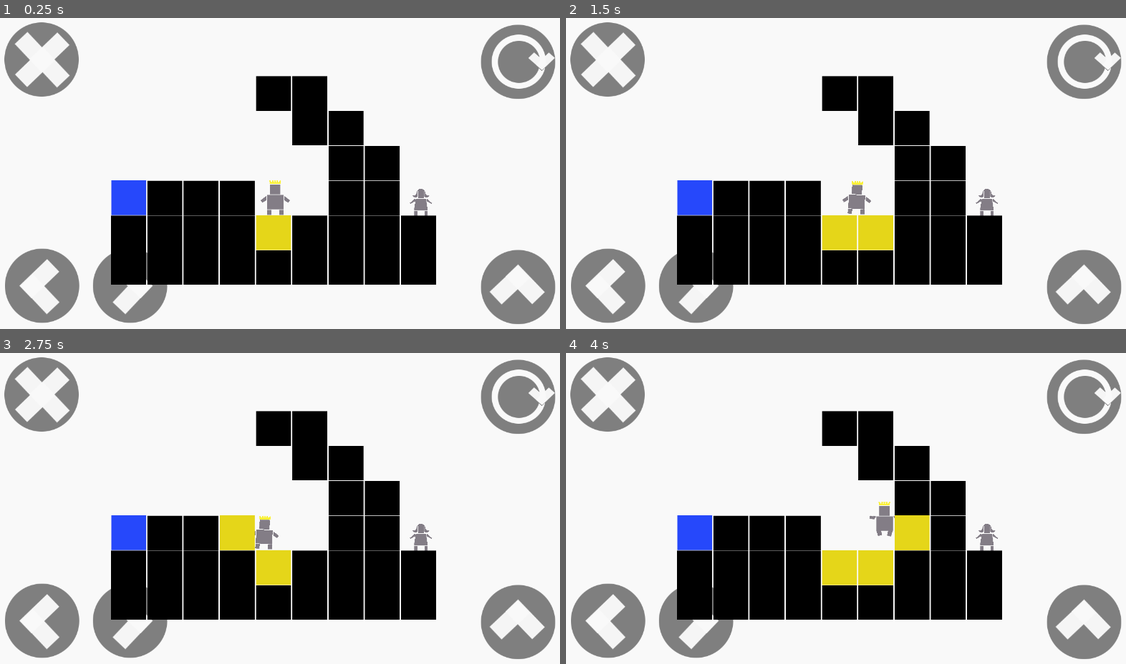
Above: before the commit, frames 1-4 (two rows, left to right).
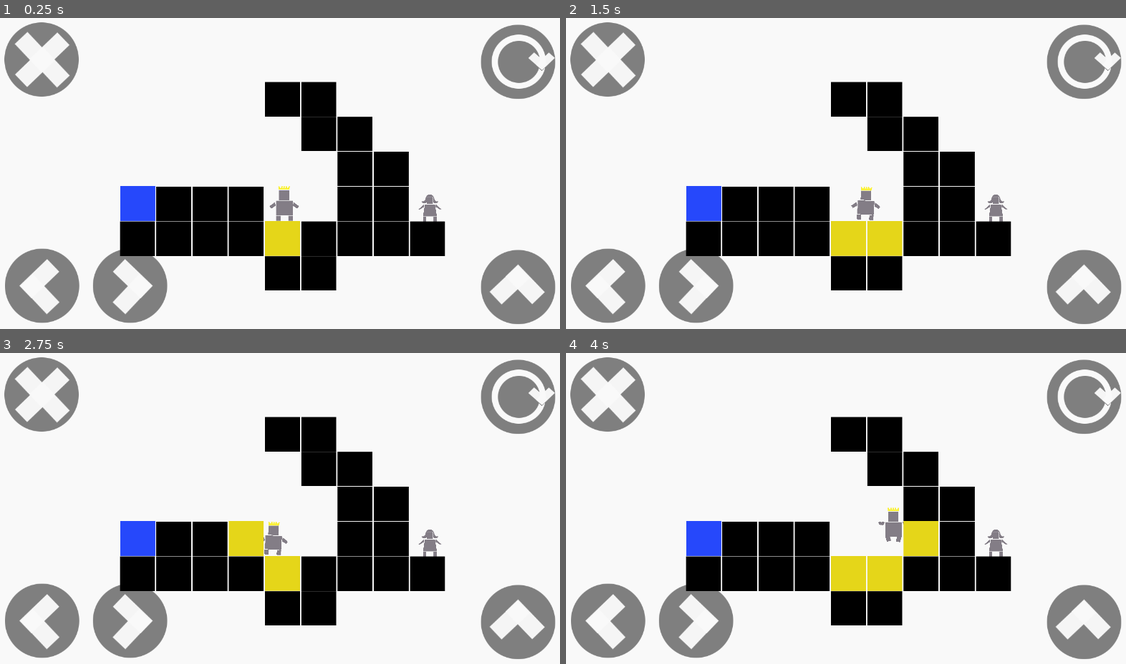
Above: after the commit, the same moments.

Repository: meburns/midas
Game: Godot game, scene res://src/levels/Level11.tscn
Same seed, same stepped clock (60 frames per second), same inputs: the game is played once before the commit and once after it. This scene is started directly instead of the project's main scene.
Inputs:
- Up to frame 1 (0.25 s): no input
- Up to frame 2 (1.5 s): tap Enter (ui_accept) at 0.5 s; hold Right (move_right) from 0.53 s (still down); tap R (refresh) at 0.6, 1.35 s; tap Space (jump) at 0.77 s
- Up to frame 3 (2.75 s): tap Space (jump) at 1.52 s; release Right (move_right) at 2.03 s; hold A (move_left) from 2.03 s (still down); tap R (refresh) at 2.1 s
- Up to frame 4 (4 s): release A (move_left) at 2.78 s; hold Right (move_right) from 2.78 s (still down); tap R (refresh) at 2.85, 3.6 s; tap Space (jump) at 3.02, 3.77 s

The runs differ from the first frame. In frame 1, 10% of the frame differs, in the area x 19-80%, y 18-88%; in frame 2, 10%; in frame 3, 10%; in frame 4, 11%.

Commit message:
Clean up unused blocks on level 11

Diff:
--- a/src/levels/Level11.tscn
+++ b/src/levels/Level11.tscn
@@ -5,7 +5,6 @@
 [ext_resource path="res://src/blocks/block.tscn" type="PackedScene" id=4]
 [ext_resource path="res://src/overlays/Outside.tscn" type="PackedScene" id=5]
 [ext_resource path="res://src/players/Midas.tscn" type="PackedScene" id=6]
-
 
 [node name="Level11" type="Node2D"]
 __meta__ = {
@@ -17,97 +16,76 @@
 position = Vector2( 526.142, -152 )
 
 [node name="Water" parent="." instance=ExtResource( 1 )]
-position = Vector2( 304, 455 )
+position = Vector2( 324, 468 )
 
 [node name="Midas" parent="." instance=ExtResource( 6 )]
-position = Vector2( 628, 455 )
+position = Vector2( 648, 468 )
 
 [node name="Sadim" parent="." instance=ExtResource( 2 )]
-position = Vector2( 952, 455 )
+position = Vector2( 972, 468 )
 
 [node name="Block" parent="." instance=ExtResource( 4 )]
-position = Vector2( 466, 533 )
-
-[node name="Block2" parent="." instance=ExtResource( 4 )]
-position = Vector2( 304, 611 )
+position = Vector2( 486, 546 )
 
 [node name="Block3" parent="." instance=ExtResource( 4 )]
-position = Vector2( 547, 533 )
-
-[node name="Block4" parent="." instance=ExtResource( 4 )]
-position = Vector2( 385, 611 )
+position = Vector2( 567, 546 )
 
 [node name="Block5" parent="." instance=ExtResource( 4 )]
-position = Vector2( 628, 533 )
+position = Vector2( 648, 546 )
 
 [node name="Block6" parent="." instance=ExtResource( 4 )]
-position = Vector2( 466, 611 )
+position = Vector2( 648, 624 )
+
+[node name="Block8" parent="." instance=ExtResource( 4 )]
+position = Vector2( 729, 624 )
 
 [node name="Block7" parent="." instance=ExtResource( 4 )]
-position = Vector2( 709, 533 )
-
-[node name="Block8" parent="." instance=ExtResource( 4 )]
-position = Vector2( 547, 611 )
+position = Vector2( 729, 546 )
 
 [node name="Block9" parent="." instance=ExtResource( 4 )]
-position = Vector2( 790, 533 )
-
-[node name="Block10" parent="." instance=ExtResource( 4 )]
-position = Vector2( 628, 611 )
+position = Vector2( 810, 546 )
 
 [node name="Block11" parent="." instance=ExtResource( 4 )]
-position = Vector2( 790, 455 )
-
-[node name="Block12" parent="." instance=ExtResource( 4 )]
-position = Vector2( 709, 611 )
+position = Vector2( 810, 468 )
 
 [node name="Block13" parent="." instance=ExtResource( 4 )]
-position = Vector2( 871, 533 )
-
-[node name="Block14" parent="." instance=ExtResource( 4 )]
-position = Vector2( 790, 611 )
-
-[node name="Block15" parent="." instance=ExtResource( 4 )]
-position = Vector2( 871, 611 )
+position = Vector2( 891, 546 )
 
 [node name="Block16" parent="." instance=ExtResource( 4 )]
-position = Vector2( 952, 533 )
-
-[node name="Block17" parent="." instance=ExtResource( 4 )]
-position = Vector2( 952, 611 )
+position = Vector2( 972, 546 )
 
 [node name="Block18" parent="." instance=ExtResource( 4 )]
-position = Vector2( 790, 377 )
+position = Vector2( 810, 390 )
 
 [node name="Block19" parent="." instance=ExtResource( 4 )]
-position = Vector2( 790, 299 )
+position = Vector2( 810, 312 )
 
 [node name="Block20" parent="." instance=ExtResource( 4 )]
-position = Vector2( 709, 299 )
+position = Vector2( 729, 312 )
 
 [node name="Block31" parent="." instance=ExtResource( 4 )]
-position = Vector2( 547, 455 )
+position = Vector2( 567, 468 )
 
 [node name="Block21" parent="." instance=ExtResource( 4 )]
-position = Vector2( 709, 221 )
+position = Vector2( 729, 234 )
 
 [node name="Block30" parent="." instance=ExtResource( 4 )]
-position = Vector2( 871, 377 )
+position = Vector2( 891, 390 )
 
 [node name="Block23" parent="." instance=ExtResource( 4 )]
-position = Vector2( 628, 221 )
+position = Vector2( 648, 234 )
 
 [node name="Block25" parent="." instance=ExtResource( 4 )]
-position = Vector2( 385, 533 )
+position = Vector2( 405, 546 )
 
 [node name="Block28" parent="." instance=ExtResource( 4 )]
-position = Vector2( 466, 455 )
+position = Vector2( 486, 468 )
 
 [node name="Block26" parent="." instance=ExtResource( 4 )]
-position = Vector2( 304, 533 )
+position = Vector2( 324, 546 )
 
 [node name="Block27" parent="." instance=ExtResource( 4 )]
-position = Vector2( 385, 455 )
+position = Vector2( 405, 468 )
 
 [node name="Block29" parent="." instance=ExtResource( 4 )]
-position = Vector2( 871, 455 )
+position = Vector2( 891, 468 )
